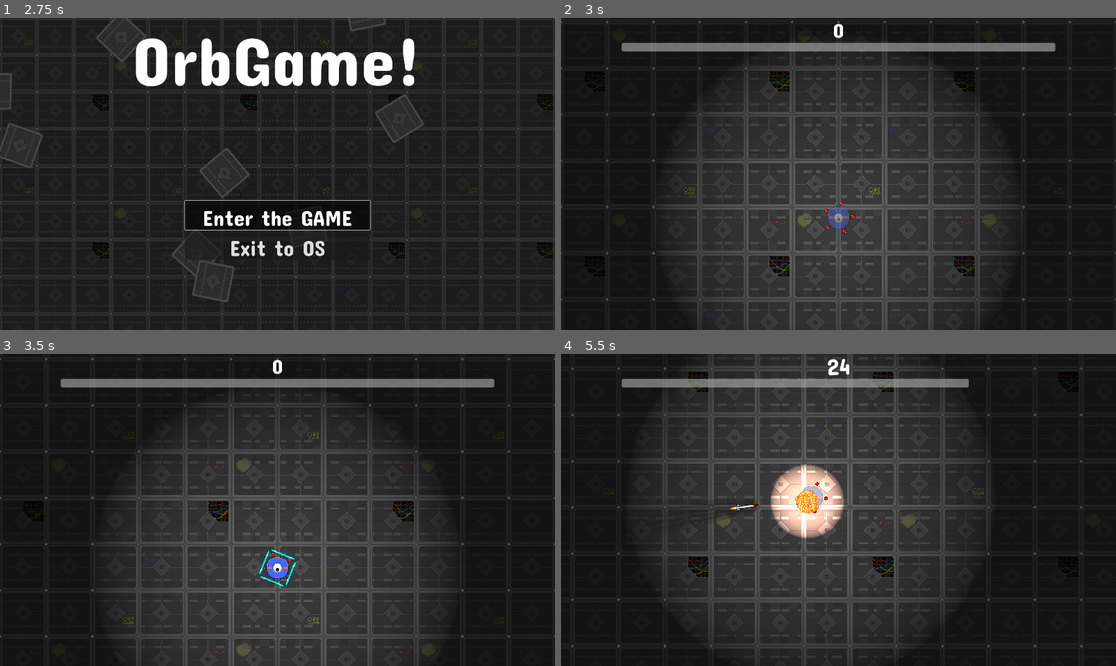
Above: before the commit, frames 1-4 (two rows, left to right).
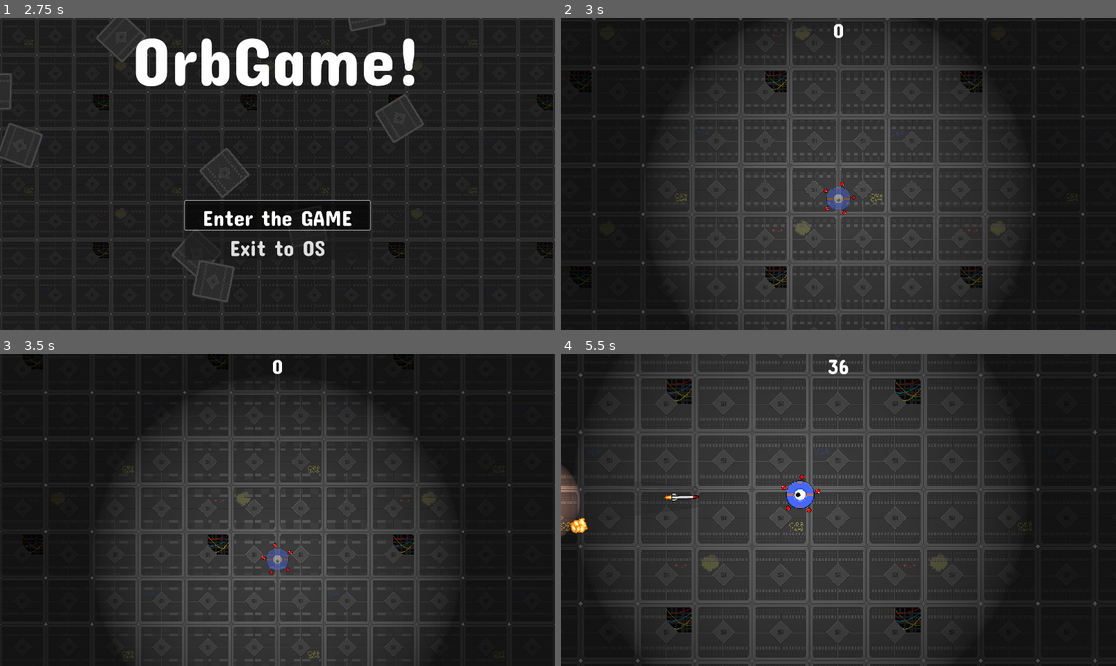
Above: after the commit, the same moments.

Repository: thompson937/Orbgame
Game: Godot game, scene res://Nodes/main_menu.tscn
Same seed, same stepped clock (60 frames per second), same inputs: the game is played once before the commit and once after it.
Inputs:
- Up to frame 1 (2.75 s): click "Enter the GAME" at 0.5 s; click "Enter the GAME" at 1.25 s; hold Right (move_right) from 2.03 s (still down); hold Space (dash) from 2.03 s (still down)
- Up to frame 2 (3 s): release Right (move_right) at 2.78 s; release Space (dash) at 2.78 s; hold Down (move_down) from 2.78 s (still down); tap Space (dash) at 2.85 s
- Up to frame 3 (3.5 s): keep holding Down (move_down)
- Up to frame 4 (5.5 s): release Down (move_down) at 3.53 s; hold Right (move_right) 3.53-4.28 s; hold Space (dash) 3.53-4.28 s; hold Up (move_up) 4.28-5.03 s; tap Space (dash) at 4.35 s; hold Left (move_left) from 5.03 s (still down); hold Space (dash) from 5.03 s (still down)

Frame 1 is identical in both runs. In frame 2, 14% of the frame differs, in the area x 0-100%, y 0-100%; in frame 3, 9.6%; in frame 4, 22%, in the area x 0-97%, y 0-100%.

Commit message:
New power: time dialation Fixed healthbar related crash

Diff:
--- a/Nodes/main.tscn
+++ b/Nodes/main.tscn
@@ -27,18 +27,6 @@
 grow_horizontal = 2
 grow_vertical = 2
 script = ExtResource("4_12t7j")
-
-[node name="Healthbar" type="ProgressBar" parent="Player/HUD/Control"]
-layout_mode = 0
-anchor_left = 0.5
-anchor_right = 0.5
-offset_left = -750.0
-offset_top = 86.0
-offset_right = 750.0
-offset_bottom = 116.0
-grow_horizontal = 2
-mouse_filter = 2
-show_percentage = false
 
 [node name="ScoreLabel" type="Label" parent="Player/HUD/Control"]
 layout_direction = 1
--- a/Nodes/player.tscn
+++ b/Nodes/player.tscn
@@ -14,7 +14,7 @@
 [sub_resource type="CircleShape2D" id="CircleShape2D_bo7tv"]
 radius = 32.0
 
-[node name="Player" type="Area2D"]
+[node name="Player" type="Area2D" groups=["player"]]
 texture_filter = 1
 script = ExtResource("1_5e78p")
 speed = 500
--- a/Scripts/GameState.gd
+++ b/Scripts/GameState.gd
@@ -1,9 +1,12 @@
 extends Node
 
 var playerHealth = 5
+var selectedPower = "time"
 var score = 0
 var missilePoints = 0
 var time = 0
+
+var timeScale = 1.0
 
 var paused = false
 var gameOver = false
@@ -25,13 +28,18 @@
 
 func _process(delta):
 	if not paused:
-		time += delta
+		time += delta * timeScale
 		if time > 1:
-			score = floor(time * scoreMultiplier) + missilePoints
+			score = time * scoreMultiplier + missilePoints
 			score = floor(score)
 
 	if playerHealth <= 0:
 		gameOver = true
 
+	if timeScale > 0.8:
+		AudioServer.set_bus_effect_enabled(1, 2, false)
+	else:
+		AudioServer.set_bus_effect_enabled(1, 2, true)
+
 func missile_bonus():
 	missilePoints += missileBonus
--- a/Scripts/HealthDisplay.gd
+++ b/Scripts/HealthDisplay.gd
@@ -5,26 +5,18 @@
 
 var prevFrameHealth = 0
 
-var ballsMoving = false
+func _process(delta):
+	var deltaHealth = GameState.playerHealth - prevFrameHealth
 
-# Called when the node enters the scene tree for the first time.
-func _ready():
-	prevFrameHealth = GameState.playerHealth
-	for i in GameState.playerHealth:
-		var instance = healthOrb.instantiate()
-		trackedOrbs.append(instance)
-		instance.position = Vector2.ZERO
-		add_child(instance)
+	if deltaHealth > 0:
+		reset_balls()
 
+	# Failsafe in case balls don't exist
 
+	if len(trackedOrbs) == 0:
+		return
 
-# Called every frame. 'delta' is the elapsed time since the previous frame.
-func _process(delta):
-	if Input.is_action_just_pressed("restart"):
-		GameState.playerHealth -= 1
-
-	var deltaHealth = GameState.playerHealth - prevFrameHealth
-	if deltaHealth != 0:
+	if deltaHealth < 0:
 		var orbToDestroy = trackedOrbs[len(trackedOrbs) - 1]
 
 		if GameState.playerHealth > 3:
@@ -46,7 +38,14 @@
 		trackedOrbs[i].position.y = lerpf(trackedOrbs[i].position.y, wantedPosition.y, 0.1)
 
 		trackedOrbs[i].position = trackedOrbs[i].position.normalized() * 40
-		#trackedOrbs[i].position.x *= 40
-		#trackedOrbs[i].position.y *= 40
 
 	prevFrameHealth = GameState.playerHealth
+
+func reset_balls():
+	#prevFrameHealth = GameState.playerHealth
+	trackedOrbs.clear()
+	for i in GameState.playerHealth:
+		var instance = healthOrb.instantiate()
+		trackedOrbs.append(instance)
+		instance.position = Vector2.ZERO
+		add_child(instance)
--- a/Scripts/HudManager.gd
+++ b/Scripts/HudManager.gd
@@ -18,9 +18,8 @@
 	lerpedScore = floor(lerpedScore)
 	$ScoreLabel.text = str(lerpedScore)
 	$ScoreLabel.rotation = sin(GameState.time * 60) / 700 * intensity
-	var scoreScale = lerpf(1, 1.5, intensity / 100)
+	var scoreScale = lerpf(1, 1.5, float(intensity) / 100)
 	$ScoreLabel.scale = Vector2(scoreScale, scoreScale)
-	$Healthbar.value = GameState.playerHealth * 20
 
 	intensity += deltaScore
 	intensity -= 1
--- a/Scripts/missile.gd
+++ b/Scripts/missile.gd
@@ -1,25 +1,21 @@
 extends Area2D
 
-@export var timer = 5.0
+@export var timer = 3.0
 @export var speed = 300.0
 @export var turn_rate = 0.1
 
+var orient = true
+
 @export var explosionNode: PackedScene
-
-var maxTimer = 5.0
 
 var player
 
-func _ready():
-	maxTimer = timer
-
-
 func _process(delta):
 	if GameState.gameOver:
-		explode()
+		explode(false)
 
-	if GameState.paused:
-		timer -= delta
+	if not GameState.paused:
+		timer -= delta * GameState.timeScale
 
 	var direction = player.position - position
 
@@ -27,7 +23,8 @@
 
 	var rotation_diff = wrapf(desired_rotation - rotation, -PI, PI)
 
-	rotation_diff = clamp(rotation_diff, -turn_rate, turn_rate)
+	if not orient:
+		rotation_diff = clamp(rotation_diff, -turn_rate, turn_rate) * GameState.timeScale
 
 	#Disable steering
 	if timer >= 0 and not GameState.paused:
@@ -36,19 +33,23 @@
 	var velocity = Vector2.RIGHT.rotated(rotation)
 
 	if not GameState.paused:
-		position += velocity * delta * speed
+		position += velocity * delta * speed * GameState.timeScale
+
+	orient = false
 
 
 
 func _on_visible_on_screen_notifier_2d_screen_exited():
-	explode()
+	explode(true)
 
 
 func _on_area_entered(area):
-	explode()
+	explode(true)
 
-func explode():
-	GameState.missile_bonus()
+func explode(applyBonus : bool):
+	if applyBonus:
+		GameState.missile_bonus()
+
 	var boom = explosionNode.instantiate()
 	boom.position = position
 	get_parent().add_child(boom)
--- a/Scripts/move_camera.gd
+++ b/Scripts/move_camera.gd
@@ -12,8 +12,10 @@
 	screenEdges.x = (1024 - screenSize.x / 2 / zoom.x)
 	screenEdges.y = (1024 - screenSize.y / 2 / zoom.y)
 
-	zoom.x = screenSize.x / 1024 / 1.5
-	zoom.y = screenSize.x / 1024 / 1.5
+	var timeScaleZoom = lerpf(1.5, 1, GameState.timeScale)
+
+	zoom.x = screenSize.x / 1024 / 1.5 * timeScaleZoom
+	zoom.y = screenSize.x / 1024 / 1.5 * timeScaleZoom
 
 	sharpPos = player
 
--- a/Scripts/player_movement.gd
+++ b/Scripts/player_movement.gd
@@ -57,7 +57,7 @@
 
 	inputDirections = inputDirections.normalized()
 
-	if dashTime < -dashTimeOut:
+	if dashTime < -dashTimeOut && GameState.selectedPower == "dash":
 		if not playedDashAnim:
 			$DashParticle.emitting = true
 			playedDashAnim = true
@@ -71,10 +71,15 @@
 	if Input.is_action_just_pressed("pause"):
 		GameState.paused = not GameState.paused
 
+	if Input.is_action_pressed("dash") && GameState.selectedPower == "time":
+		GameState.timeScale = lerpf(GameState.timeScale, 0.5, 0.1)
+	else:
+		GameState.timeScale = lerpf(GameState.timeScale, 1, 0.1)
+
 	# Apply gathered inputs
 
 	if not GameState.paused:
-		position += inputDirections * delta * (speed + (clamp(ceil(dashTime), 0, 1) * 500))
+		position += inputDirections * delta * (speed + (clamp(ceil(dashTime), 0, 1) * 500)) *  sqrt(GameState.timeScale)
 
 	position.x = clampf(position.x, -1024 + 16, 1024 - 16)
 	position.y = clampf(position.y, -1024 + 16, 1024 - 16)
--- a/default_bus_layout.tres
+++ b/default_bus_layout.tres
@@ -15,6 +15,10 @@
 resonance = 0.4
 db = 1
 
+[sub_resource type="AudioEffectPitchShift" id="AudioEffectPitchShift_fbo1m"]
+resource_name = "PitchShift"
+pitch_scale = 0.8
+
 [resource]
 bus/1/name = &"Music"
 bus/1/solo = false
@@ -26,6 +30,8 @@
 bus/1/effect/0/enabled = true
 bus/1/effect/1/effect = SubResource("AudioEffectLowPassFilter_i333q")
 bus/1/effect/1/enabled = false
+bus/1/effect/2/effect = SubResource("AudioEffectPitchShift_fbo1m")
+bus/1/effect/2/enabled = false
 bus/2/name = &"Effects"
 bus/2/solo = false
 bus/2/mute = false
Not shown: 1 places in default_bus_layout.tres that only renumber resources
